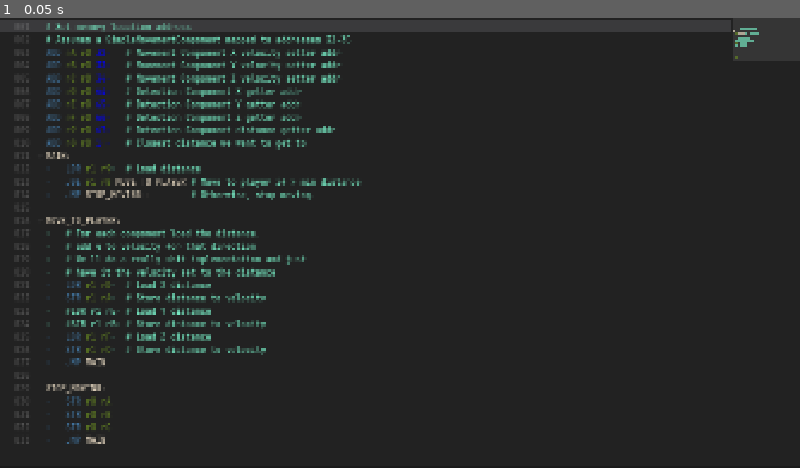
Above: before the commit, frame 1.
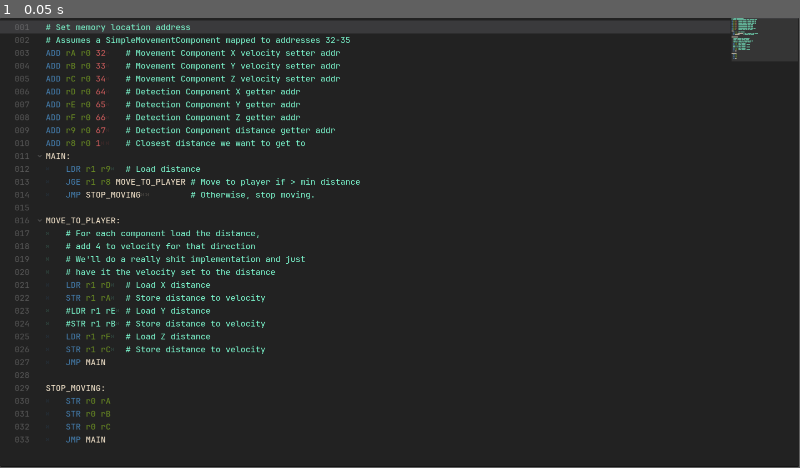
Above: after the commit, the same moment.

Repository: donmegamuffin/ASM
Game: Godot game, scene res://scenes/UI/code_editor.tscn
Same seed, same stepped clock (60 frames per second), same inputs: the game is played once before the commit and once after it.
Inputs:
- Up to frame 1 (0.05 s): no input
In our replay, the window is 800x450 before the commit and 799x449 after it. These sizes can differ from the game's own. Grey fills any space a smaller window leaves; there, only what the larger window draws over its background counts as a difference.

The runs differ from the first frame. In frame 1, 6.3% of the frame differs, in the area x 0-100%, y 0-95%.

Commit message:
UI aspect ratio scaling added

Diff:
--- a/project.godot
+++ b/project.godot
@@ -10,7 +10,7 @@
 
 [application]
 
-config/name="TileWorld"
+config/name="ASM"
 run/main_scene="res://scenes/UI/code_editor.tscn"
 config/features=PackedStringArray("4.6", "Forward Plus")
 config/icon="res://assets/icon.svg"
@@ -25,8 +25,6 @@
 window/size/viewport_width=1920
 window/size/viewport_height=1080
 window/size/borderless=true
-window/stretch/mode="canvas_items"
-window/stretch/aspect="ignore"
 
 [physics]
 
--- a/scenes/UI/code_editor.tscn
+++ b/scenes/UI/code_editor.tscn
@@ -4,7 +4,6 @@
 [ext_resource type="Script" uid="uid://ckasmbru56no2" path="res://scripts/code_editor/syntax_highlighter.gd" id="2_i4sis"]
 [ext_resource type="FontFile" uid="uid://b3o5431r5xjjs" path="res://assets/fonts/JetBrainsMono-Regular.ttf" id="2_xqpb2"]
 [ext_resource type="Script" uid="uid://2scbcltm7a5f" path="res://scripts/code_editor/code_edit.gd" id="4_cctyv"]
-[ext_resource type="PackedScene" uid="uid://d12jhn3jw6kdv" path="res://scenes/components/cpu_component.tscn" id="5_ys1v0"]
 
 [sub_resource type="CodeHighlighter" id="CodeHighlighter_cctyv"]
 script = ExtResource("2_i4sis")
@@ -27,7 +26,7 @@
 grow_vertical = 2
 metadata/_edit_use_anchors_ = true
 
-[node name="CodeEdit" type="CodeEdit" parent="." unique_id=1317012361]
+[node name="CodeEdit" type="CodeEdit" parent="Panel" unique_id=1317012361]
 unique_name_in_owner = true
 layout_mode = 1
 anchors_preset = 15
@@ -94,8 +93,5 @@
 auto_brace_completion_highlight_matching = true
 script = ExtResource("4_cctyv")
 
-[node name="cpu_node" parent="." unique_id=130683289 instance=ExtResource("5_ys1v0")]
-unique_name_in_owner = true
-
-[connection signal="breakpoint_toggled" from="CodeEdit" to="." method="_on_code_edit_breakpoint_toggled"]
-[connection signal="text_changed" from="CodeEdit" to="CodeEdit" method="_on_text_changed"]
+[connection signal="breakpoint_toggled" from="Panel/CodeEdit" to="." method="_on_code_edit_breakpoint_toggled"]
+[connection signal="text_changed" from="Panel/CodeEdit" to="Panel/CodeEdit" method="_on_text_changed"]
--- a/scripts/code_editor/syntax_highlighter.gd
+++ b/scripts/code_editor/syntax_highlighter.gd
@@ -2,16 +2,11 @@
 
 # Theme colours
 const colour_palette : Dictionary = {
-	"Aqua":Color.AQUA,
-	"Blue":Color.BLUE,
-	"Chartreuse":Color.CHARTREUSE,
-	"Crimson":Color.CRIMSON,
-	"Cadet_blue":Color.CADET_BLUE,
 	"comment" : Color.AQUAMARINE,
 	"label": Color.PAPAYA_WHIP,
 	"instruction": Color.STEEL_BLUE,
 	"register": Color.OLIVE_DRAB,
-	"value": Color.BLUE,
+	"value": Color.INDIAN_RED,
 	"memory_address": Color.PALE_VIOLET_RED,
 	"unknown": Color.CRIMSON
 }
Not shown, changed: .gitignore
